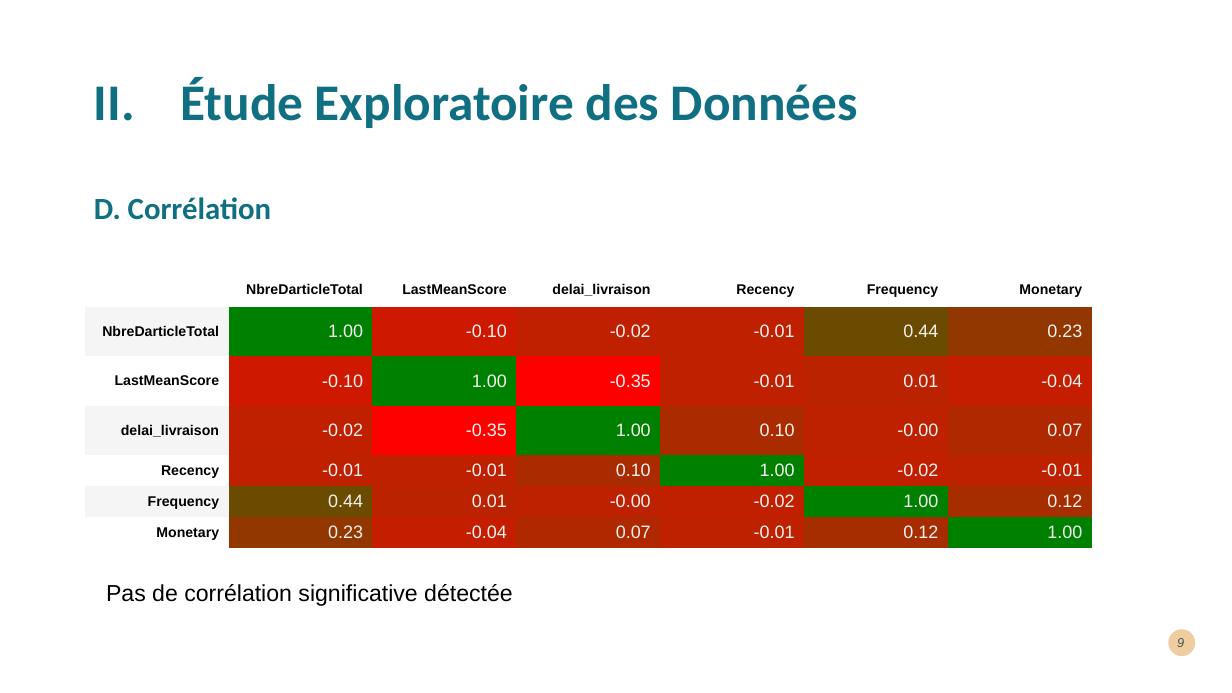
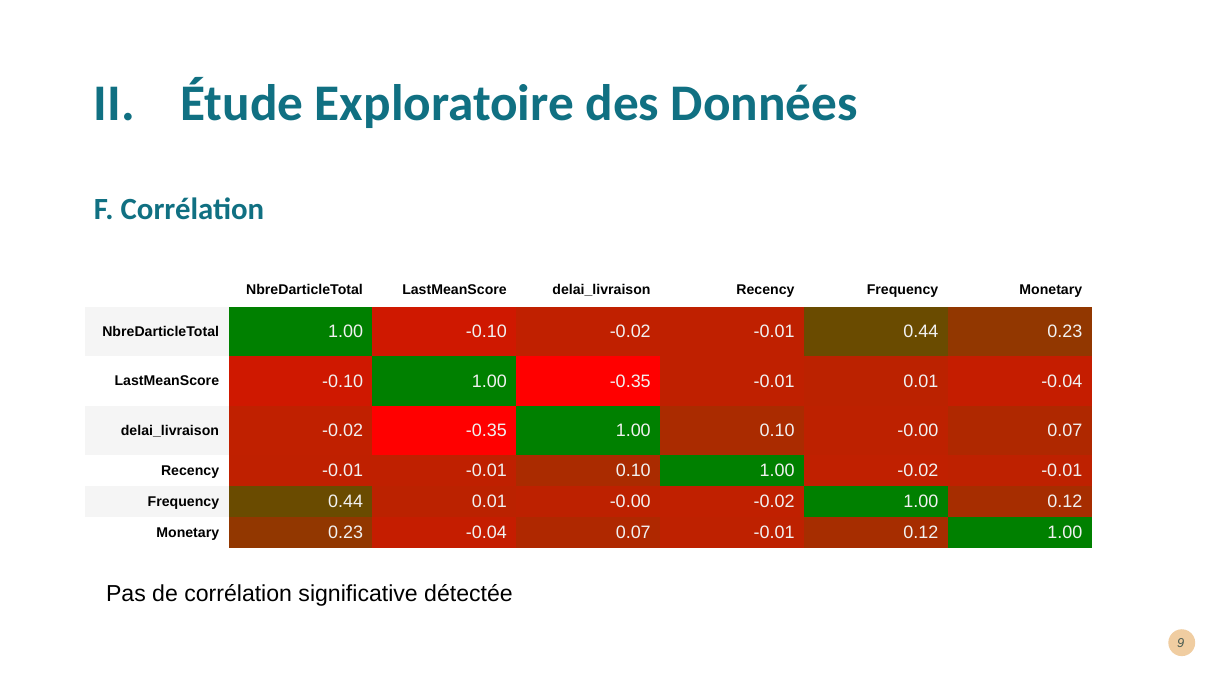
Before and after one commit to kevin-EK/OC-DS-P5-Segmentez-des-clients-d-un-site-e-commerce, a slide deck: slide 9 of Segmentez des clients d'un site e-commerce.pptx. Drawn at 1232x693 pixels with LibreOffice and Linux fonts; fonts in the diff are those of the drawing. Boxes give left, top, right and bottom in pixels: in the first picture for what was removed or moved away, otherwise in the second. Text is boxed around its words. In the diff, an @@ line names an element or a change of style, - is before the commit and + after.

```diff
--- a/Segmentez des clients d'un site e-commerce.pptx
+++ b/Segmentez des clients d'un site e-commerce.pptx
@@ text at bbox=[94, 197, 264, 220]: text changed @@
-D. Corrélation
+F. Corrélation
```
Also in this commit, not shown: 4 other slides changed.
